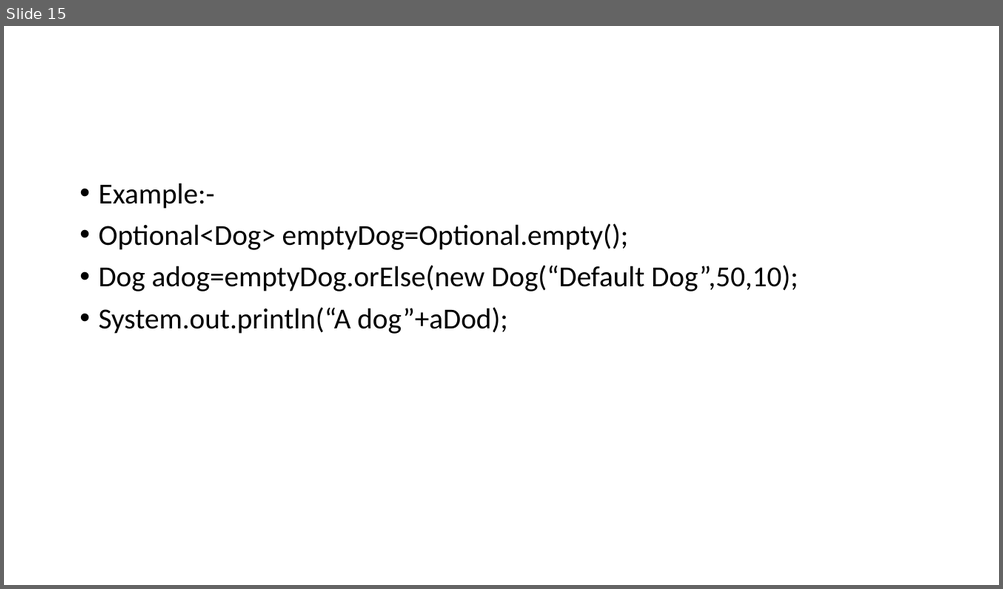
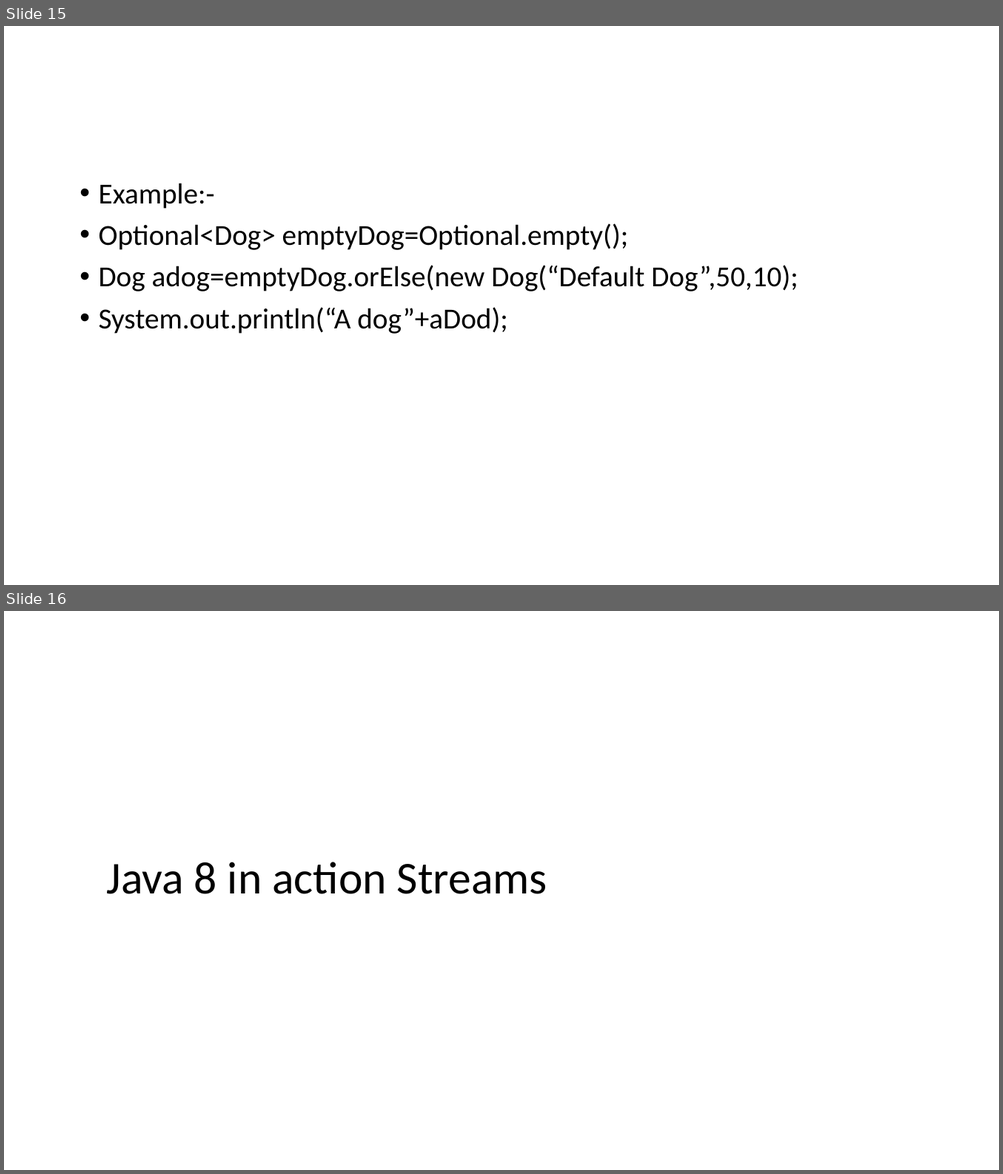
Before and after one commit to aroranishant8/JavaNotes, a slide deck: Java8/Lambda/Streams.pptx. Shown one above the other, each under a label of ours: slide 15 before the commit, slides 15 and 16 after it. The pictures are 1003x589 and 1003x1174 pixels, drawn with LibreOffice and Linux fonts; fonts in the diff are those of the drawing. Boxes give left, top, right and bottom in pixels: in the first picture for what was removed or moved away, otherwise in the second. Text is boxed around its words. In the diff, an @@ line names an element or a change of style, - is before the commit and + after.

```diff
--- a/Java8/Lambda/Streams.pptx
+++ b/Java8/Lambda/Streams.pptx
@@ slide 16 added at box(4, 611, 999, 1170), background #FFFFFF @@
@@ title added at box(106, 862, 547, 894), 44 pt, text #000000 @@
+Java 8 in action Streams
```
Also in this commit, not shown: 2 other slides added, 4 other files.
